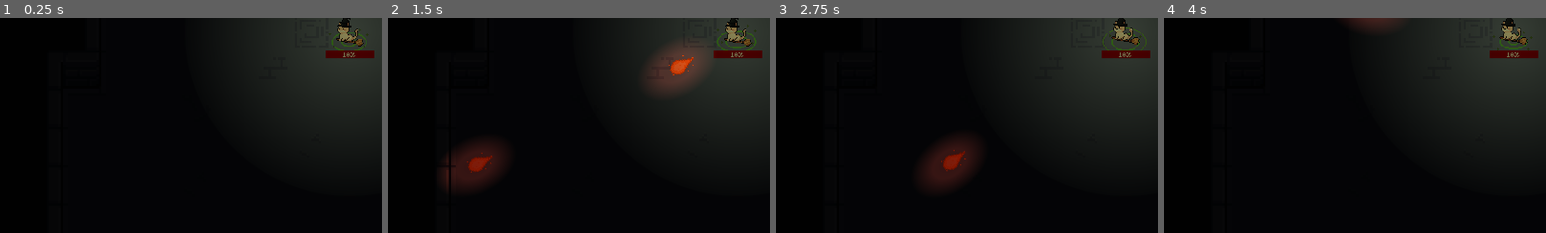
Above: before the commit, frames 1-4 (left to right).
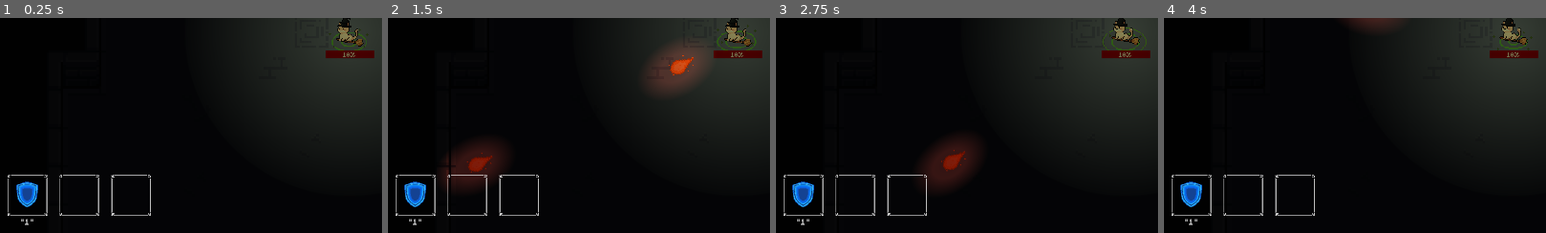
Above: after the commit, the same moments.

Repository: AlbanTE/projet-150h
Game: Godot game, scene res://scenes/main.tscn
Same seed, same stepped clock (60 frames per second), same inputs: the game is played once before the commit and once after it.
Inputs (mouse positions are % of the whole screen's width and height, from its top left):
- Up to frame 1 (0.25 s): no input
- Up to frame 2 (1.5 s): click (8, 88) at 0.52 s; click (15, 88) at 1.27 s
- Up to frame 3 (2.75 s): click (21, 88) at 2.02 s
- Up to frame 4 (4 s): click (4, 38) at 2.75 s; click (9, 38) at 3.5 s
The pictures show only the part of the screen within x 4-54%, y 47-97%; the shares and areas given below are measured in that part.

The runs differ from the first frame. In frame 1, 1.3% of the frame differs, in the area x 2-40%, y 72-97%; in frame 2, 1.3%; in frame 3, 1.3%; in frame 4, 1.3%.

Commit message:
UI spell + label + Shield OK

Diff:
--- a/project.godot
+++ b/project.godot
@@ -106,6 +106,21 @@
 "events": [Object(InputEventKey,"resource_local_to_scene":false,"resource_name":"","device":-1,"window_id":0,"alt_press …(192 unchanged characters)…
 ]
 }
+Shield_Key={
+"deadzone": 0.5,
+"events": [Object(InputEventKey,"resource_local_to_scene":false,"resource_name":"","device":-1,"window_id":0,"alt_pressed":false,"shift_pressed":false,"ctrl_pressed":false,"meta_pressed":false,"pressed":false,"keycode":0,"physical_keycode":49,"key_label":0,"unicode":38,"location":0,"echo":false,"script":null)
+]
+}
+Heal_Key={
+"deadzone": 0.5,
+"events": [Object(InputEventKey,"resource_local_to_scene":false,"resource_name":"","device":-1,"window_id":0,"alt_pressed":false,"shift_pressed":false,"ctrl_pressed":false,"meta_pressed":false,"pressed":false,"keycode":0,"physical_keycode":50,"key_label":0,"unicode":233,"location":0,"echo":false,"script":null)
+]
+}
+Zoomies_Key={
+"deadzone": 0.5,
+"events": [Object(InputEventKey,"resource_local_to_scene":false,"resource_name":"","device":-1,"window_id":0,"alt_pressed":false,"shift_pressed":false,"ctrl_pressed":false,"meta_pressed":false,"pressed":false,"keycode":0,"physical_keycode":51,"key_label":0,"unicode":34,"location":0,"echo":false,"script":null)
+]
+}
 
 [layer_names]
 
--- a/scenes/menus/game_ui.gd
+++ b/scenes/menus/game_ui.gd
@@ -79,6 +79,27 @@
 
 	update_items()
 
+	# Totalement statique
+	if player and player.get("shield_instance"):
+		var shield = player.shield_instance
+		$SpellContainer/SpellBox1.set_spell(shield)
+		$SpellContainer/Label.text = '"' + str(get_action_key_string(shield.input_action)) + '"'
+
+
+	else:
+		$SpellContainer/SpellBox1.set_spell(null)
+		$SpellContainer/Label.text = ""
+
+	# A faire pour les autres spell
+
+func get_action_key_string(action_name: String) -> String:
+	var events = InputMap.action_get_events(action_name)
+	if events.size() > 0:
+		for event in events:
+			if event is InputEventKey:
+				return OS.get_keycode_string(event.physical_keycode if event.physical_keycode != 0 else event.keycode)
+	return ""
+
 func process_input():
 	if Input.is_action_just_pressed("escape"):
 		if (isRewardMenuOpen and isPauseMenuOpen) or (isChooseMenuOpen and isPauseMenuOpen):
--- a/scenes/menus/game_ui.tscn
+++ b/scenes/menus/game_ui.tscn
@@ -9,6 +9,7 @@
 [ext_resource type="Texture2D" uid="uid://b50hi8lh6aryp" path="res://assets/weapons/lance-tomate-fixed.png" id="6_ivene"]
 [ext_resource type="Texture2D" uid="uid://cl50nk3spxr4b" path="res://assets/UI/Pxiel Art UI borders.png" id="6_v144c"]
 [ext_resource type="PackedScene" uid="uid://buf15ot11ktdr" path="res://scenes/menus/ItemBox.tscn" id="7_fhv6m"]
+[ext_resource type="PackedScene" uid="uid://b1wtcfsba3x6b" path="res://scenes/menus/spell_box.tscn" id="8_spellbox"]
 
 [sub_resource type="Animation" id="Animation_v144c"]
 resource_name = "blur"
@@ -489,7 +490,7 @@
 texture = ExtResource("6_ivene")
 
 [node name="GridContainer" type="GridContainer" parent="."]
-layout_mode = 0
+layout_mode = 1
 offset_left = 20.0
 offset_top = 360.0
 offset_right = 320.0
@@ -505,6 +506,47 @@
 [node name="Item3" parent="GridContainer" instance=ExtResource("7_fhv6m")]
 layout_mode = 2
 
+[node name="SpellContainer" type="GridContainer" parent="."]
+layout_mode = 1
+anchors_preset = 2
+anchor_top = 1.0
+anchor_bottom = 1.0
+offset_left = 100.0
+offset_top = -180.0
+offset_right = 461.0
+offset_bottom = -50.0
+grow_vertical = 0
+theme_override_constants/h_separation = 30
+theme_override_constants/v_separation = 0
+columns = 3
+
+[node name="SpellBox1" parent="SpellContainer" instance=ExtResource("8_spellbox")]
+layout_mode = 2
+
+[node name="SpellBox2" parent="SpellContainer" instance=ExtResource("8_spellbox")]
+layout_mode = 2
+
+[node name="SpellBox3" parent="SpellContainer" instance=ExtResource("8_spellbox")]
+layout_mode = 2
+
+[node name="Label" type="Label" parent="SpellContainer"]
+layout_mode = 2
+theme_override_font_sizes/font_size = 32
+horizontal_alignment = 1
+vertical_alignment = 1
+
+[node name="Label2" type="Label" parent="SpellContainer"]
+layout_mode = 2
+theme_override_font_sizes/font_size = 32
+horizontal_alignment = 1
+vertical_alignment = 1
+
+[node name="Label3" type="Label" parent="SpellContainer"]
+layout_mode = 2
+theme_override_font_sizes/font_size = 32
+horizontal_alignment = 1
+vertical_alignment = 1
+
 [connection signal="pressed" from="InGameMenu/MainPauseMenu/VBoxContainer/ResumeButton" to="." method="_on_resume_button_pressed"]
 [connection signal="pressed" from="InGameMenu/MainPauseMenu/VBoxContainer/RestartButton" to="." method="_on_restart_button_pressed"]
 [connection signal="pressed" from="InGameMenu/MainPauseMenu/VBoxContainer/OptionsButton" to="." method="_on_options_button_pressed"]
--- /dev/null
+++ b/scenes/menus/spell_box.gd
@@ -0,0 +1,55 @@
+extends Button
+
+@export var spell: Spell
+
+func _ready() -> void:
+	set_spell(spell)
+
+func _process(_delta: float) -> void:
+	if spell:
+		queue_redraw()
+
+func _draw():
+	var normal_style = get_theme_stylebox("normal")
+	if normal_style:
+		normal_style.draw(get_canvas_item(), Rect2(Vector2.ZERO, size))
+
+	# Cooldown visualization
+	if spell and spell.cooldown > 0 and spell.current_cooldown > 0:
+		var ratio = spell.current_cooldown / spell.cooldown
+		var color = Color(0.1, 0.1, 0.2, 0.8)
+		var height = size.y * ratio
+		draw_rect(Rect2(0, size.y - height, size.x, height), color)
+
+func set_spell(s: Spell):
+	spell = s
+	if spell:
+		$TextureRect.texture = spell.item_sprite
+	else:
+		$TextureRect.texture = null
+
+func _make_custom_tooltip(_text: String) -> Control:
+	if not spell:
+		return null
+
+	var panel = PanelContainer.new()
+
+	var margin = MarginContainer.new()
+	margin.add_theme_constant_override("margin_left", 8)
+	margin.add_theme_constant_override("margin_right", 8)
+	margin.add_theme_constant_override("margin_top", 8)
+	margin.add_theme_constant_override("margin_bottom", 8)
+	panel.add_child(margin)
+
+	var label = RichTextLabel.new()
+	label.custom_minimum_size.x = 300
+	label.autowrap_mode = TextServer.AUTOWRAP_WORD
+	label.fit_content = true
+	label.bbcode_enabled = true
+	label.add_theme_font_size_override("normal_font_size", 32)
+	label.add_theme_font_size_override("bold_font_size", 48)
+	label.text = "[color=magenta]" + spell.spell_name + "[/color]\n\n" + spell.spell_desc
+	label.scroll_active = false
+	margin.add_child(label)
+
+	return panel
--- /dev/null
+++ b/scenes/menus/spell_box.tscn
@@ -0,0 +1,59 @@
+[gd_scene load_steps=11 format=3 uid="uid://b1wtcfsba3x6b"]
+
+[ext_resource type="Texture2D" uid="uid://cl50nk3spxr4b" path="res://assets/UI/Pxiel Art UI borders.png" id="1_2mgou"]
+[ext_resource type="Script" uid="uid://dr7ktvbs2l8da" path="res://scenes/menus/spell_box.gd" id="2_2mgou"]
+[ext_resource type="Texture2D" uid="uid://bsounugeqa72m" path="res://assets/textures/RPG Chests.png" id="3_apidt"]
+
+[sub_resource type="AtlasTexture" id="AtlasTexture_wcfec"]
+atlas = ExtResource("1_2mgou")
+region = Rect2(306.67828, 18.521955, 91.008514, 91.008514)
+
+[sub_resource type="StyleBoxTexture" id="StyleBoxTexture_xdum0"]
+content_margin_left = 16.0
+content_margin_top = 16.0
+content_margin_right = 16.0
+content_margin_bottom = 16.0
+texture = SubResource("AtlasTexture_wcfec")
+texture_margin_left = 16.0
+texture_margin_top = 16.0
+texture_margin_right = 16.0
+texture_margin_bottom = 16.0
+draw_center = false
+
+[sub_resource type="StyleBoxEmpty" id="StyleBoxEmpty_xdum0"]
+
+[sub_resource type="StyleBoxEmpty" id="StyleBoxEmpty_wcfec"]
+
+[sub_resource type="StyleBoxEmpty" id="StyleBoxEmpty_2s6ye"]
+
+[sub_resource type="StyleBoxEmpty" id="StyleBoxEmpty_e32el"]
+
+[sub_resource type="AtlasTexture" id="AtlasTexture_g57ao"]
+atlas = ExtResource("3_apidt")
+region = Rect2(231, 8, 18, 16)
+
+[node name="SpellBox" type="Button"]
+z_index = 1
+z_as_relative = false
+offset_right = 100.0
+offset_bottom = 100.0
+size_flags_horizontal = 3
+size_flags_vertical = 3
+theme_override_styles/normal = SubResource("StyleBoxTexture_xdum0")
+theme_override_styles/pressed = SubResource("StyleBoxEmpty_xdum0")
+theme_override_styles/hover = SubResource("StyleBoxEmpty_wcfec")
+theme_override_styles/disabled = SubResource("StyleBoxEmpty_2s6ye")
+theme_override_styles/focus = SubResource("StyleBoxEmpty_e32el")
+script = ExtResource("2_2mgou")
+
+[node name="TextureRect" type="TextureRect" parent="."]
+z_as_relative = false
+layout_mode = 0
+offset_left = 16.0
+offset_top = 16.0
+offset_right = 84.0
+offset_bottom = 84.0
+texture = SubResource("AtlasTexture_g57ao")
+expand_mode = 1
+
+[connection signal="pressed" from="." to="." method="_on_pressed"]
--- /dev/null
+++ b/scenes/objects/spells/shield.gd
@@ -0,0 +1,40 @@
+extends Spell
+class_name Shield
+
+@export var shield_material: ShaderMaterial
+
+var target_sprite: CanvasItem
+var is_active: bool = false
+var original_material: Material
+var current_cooldown : float = 0.0
+
+func _ready() -> void:
+	pass
+
+func _process(delta: float) -> void:
+	if current_cooldown > 0:
+		current_cooldown -= delta
+
+func handle_input(event: InputEvent) -> void:
+	if event.is_action_pressed(input_action):
+		activate()
+
+func activate() -> void:
+	if current_cooldown > 0:
+		return
+
+	if is_active:
+		return
+
+	is_active = true
+	current_cooldown = cooldown
+	if target_sprite and shield_material:
+		original_material = target_sprite.material
+		target_sprite.material = shield_material
+
+func deactivate() -> void:
+	if not is_active:
+		return
+	is_active = false
+	if target_sprite:
+		target_sprite.material = original_material
--- /dev/null
+++ b/scenes/objects/spells/shield.tscn
@@ -0,0 +1,14 @@
+[gd_scene load_steps=4 format=3 uid="uid://va5eyqvulsmf"]
+
+[ext_resource type="Script" uid="uid://dplmslac2psil" path="res://scenes/objects/spells/shield.gd" id="1_yh368"]
+[ext_resource type="Material" uid="uid://d3d78qfbnjjut" path="res://materials/shield_material.tres" id="2_23jwc"]
+[ext_resource type="Texture2D" uid="uid://dky7fqsnrj4nj" path="res://assets/textures/shield.png" id="3_fhxmr"]
+
+[node name="Shield" type="Node2D"]
+script = ExtResource("1_yh368")
+shield_material = ExtResource("2_23jwc")
+spell_name = "Shield"
+spell_desc = "A shield that protects you until you are hit (do not stack)"
+item_sprite = ExtResource("3_fhxmr")
+cooldown = 30.0
+input_action = "Shield_Key"
--- /dev/null
+++ b/scenes/objects/spells/spells.gd
@@ -0,0 +1,18 @@
+extends Node
+class_name Spell
+
+@export var spell_name: String
+@export var spell_desc: String
+@export var item_sprite: CompressedTexture2D
+@export var cooldown : float
+@export var input_action: String
+
+func _ready() -> void:
+	pass
+
+func _process(_delta: float) -> void:
+	pass
+
+func destroy() -> void:
+	print("Removing spell ----------")
+	queue_free()
--- a/scenes/player/Character.tscn
+++ b/scenes/player/Character.tscn
@@ -9,7 +9,6 @@
 [ext_resource type="Shader" uid="uid://ce4sr8akrqun2" path="res://shaders/flash_effect.gdshader" id="6_8grqf"]
 [ext_resource type="PackedScene" uid="uid://c3d4e5f6g7h8i" path="res://scenes/weapons/LanceTomatoGun.tscn" id="6_lancetomate"]
 [ext_resource type="Texture2D" uid="uid://cptgddc1u64sh" path="res://assets/textures/WitchFlying.png" id="7_qn341"]
-[ext_resource type="Script" uid="uid://dplmslac2psil" path="res://scenes/player/components/ShieldSpellComponent.gd" id="8_shield_spell"]
 [ext_resource type="AudioStream" uid="uid://cfab83pno3gc2" path="res://audio/soundeffects/Cat_scream.mp3" id="11_catscream"]
 [ext_resource type="Script" uid="uid://bve61ktx3i5av" path="res://scenes/player/components/InventoryManager.gd" id="11_rlo5i"]
 [ext_resource type="PackedScene" uid="uid://br6by2pks1p32" path="res://scenes/objects/heal.tscn" id="12_8grqf"]
@@ -177,9 +176,6 @@
 frame = 1
 frame_progress = 0.41712767
 offset = Vector2(2.5, -5)
-
-[node name="ShieldSpellComponent" type="Node" parent="."]
-script = ExtResource("8_shield_spell")
 
 [node name="Audio_CatScream" type="AudioStreamPlayer2D" parent="."]
 stream = ExtResource("11_catscream")
--- a/scenes/player/Player.gd
+++ b/scenes/player/Player.gd
@@ -7,9 +7,11 @@
 @onready var movement_component: MovementComponent = $MovementPlayer
 @onready var health_component: HealthComponent = $HealthComponent
 @onready var weapon_component: WeaponComponent = $WeaponComponent
-@onready var shield_spell_component: ShieldSpellComponent = $ShieldSpellComponent
 @onready var inventory_manager: InventoryManager = $InventoryManager
 @onready var health_bar: ProgressBar = $HealthBar
+
+var shield_spell_scene : PackedScene = preload("res://scenes/objects/spells/shield.tscn")
+var shield_instance : Shield
 
 # ────────────────
 # Player state
@@ -38,7 +40,13 @@
 		health_component.health_depleted.connect(_on_health_depleted)
 		health_component.health_changed.connect(_on_health_changed)
 
+
 	print("Player ready with %d HP" % health_component.current_health)
+
+	if shield_spell_scene:
+		shield_instance = shield_spell_scene.instantiate()
+		add_child(shield_instance)
+		shield_instance.target_sprite = $AnimatedSprite2D
 
 func _physics_process(delta: float) -> void:
 	if not is_alive:
@@ -81,6 +89,11 @@
 func take_damage(damage: int) -> void:
 	if not is_alive or not health_component:
 		return
+
+	if shield_instance and shield_instance.is_active:
+		shield_instance.deactivate()
+		return
+
 	health_component.damage(damage)
 	play_sound_by_name("Damaged")
 
@@ -96,5 +109,5 @@
 func _input(event: InputEvent) -> void:
 	if weapon_component and is_alive:
 		weapon_component.handle_input(event)
-	if shield_spell_component:
-		shield_spell_component.handle_input(event)
+	if shield_instance:
+		shield_instance.handle_input(event)
--- a/scenes/player/components/ShieldSpellComponent.gd
+++ /dev/null
@@ -1,42 +0,0 @@
-extends Node
-class_name ShieldSpellComponent
-
-@export var shield_material: ShaderMaterial
-var is_active: bool = false
-var sprite: AnimatedSprite2D
-var original_material: Material
-
-func _ready() -> void:
-	var parent = get_parent()
-	sprite = parent.get_node_or_null("AnimatedSprite2D")
-	if not sprite:
-		return
-	original_material = sprite.material
-	if not shield_material:
-		shield_material = load("res://materials/shield_material.tres")
-
-func handle_input(event: InputEvent) -> void:
-	if not sprite:
-		return
-
-	if event is InputEventKey and event.pressed and event.keycode == KEY_E:
-		toggle_shield()
-
-func toggle_shield() -> void:
-	is_active = !is_active
-
-	if is_active:
-		activate_shield()
-	else:
-		deactivate_shield()
-
-func activate_shield() -> void:
-	if sprite and shield_material:
-		sprite.material = shield_material
-
-func deactivate_shield() -> void:
-	if sprite:
-		sprite.material = original_material
-
-func is_shield_active() -> bool:
-	return is_active
Binary file added: assets/textures/shield.png
Not shown, added: assets/textures/shield.png.import
Not shown: 1 places in scenes/menus/game_ui.tscn that only renumber resources
Not shown, added: scenes/menus/spell_box.gd.uid
Renamed: scenes/player/components/ShieldSpellComponent.gd.uid -> scenes/objects/spells/shield.gd.uid
Not shown, added: scenes/objects/spells/spells.gd.uid
Not shown: 1 places in scenes/player/Character.tscn that only renumber resources
